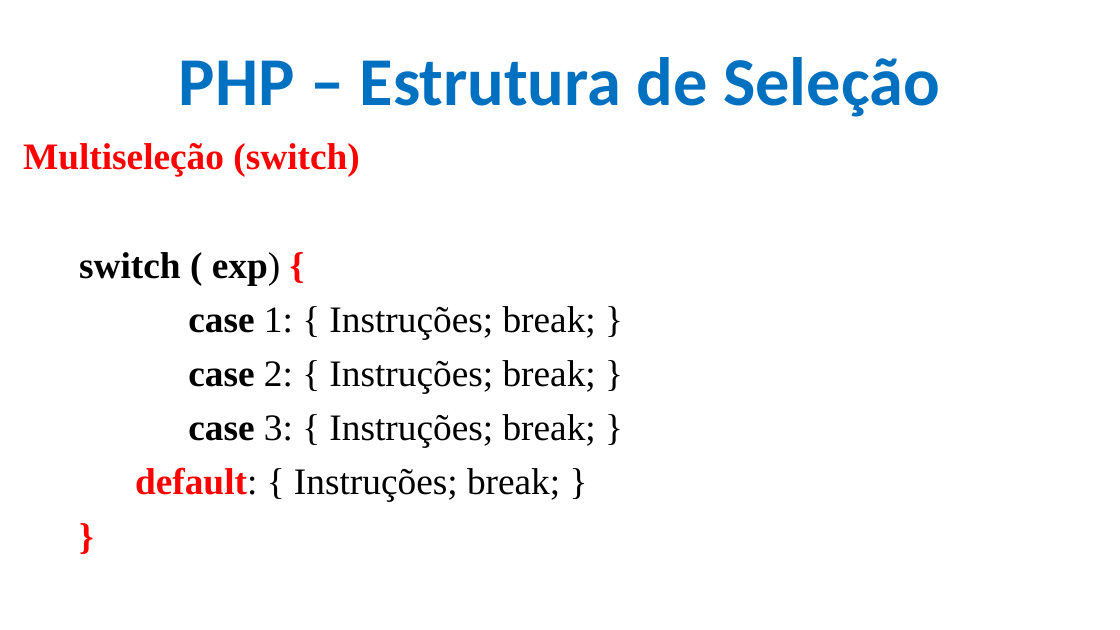
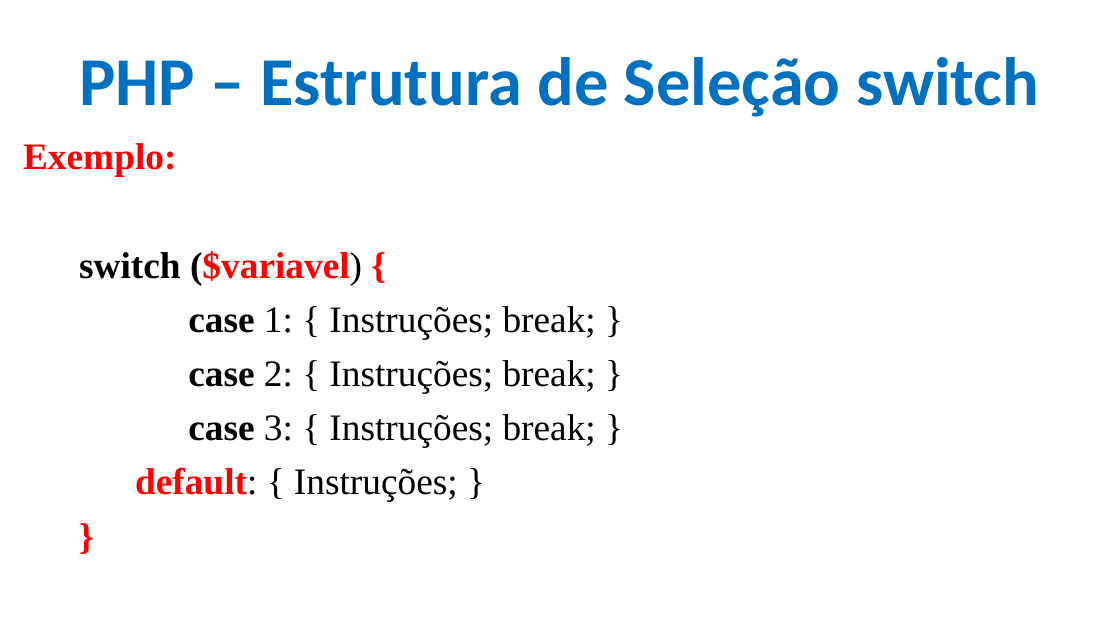
Before and after one commit to CloudEducationBrazil/WydenDesenvolvimentoWebPHP, a slide deck: slide 26 of 01 Classes/Aula 11 e 12 Desenvolvimento Web PHP - PHP.pptx (slide 23 before the commit). Drawn at 1120x630 pixels with LibreOffice and Linux fonts; fonts in the diff are those of the drawing; background and template pictures are left out. Boxes give left, top, right and bottom in pixels: in the first picture for what was removed or moved away, otherwise in the second. Text is boxed around its words. In the diff, an @@ line names an element or a change of style, - is before the commit and + after.

```diff
--- a/01 Classes/Aula 11 e 12 Desenvolvimento Web PHP - PHP.pptx
+++ b/01 Classes/Aula 11 e 12 Desenvolvimento Web PHP - PHP.pptx
@@ title at (79, 57, 1039, 117): text changed @@
-PHP – Estrutura de Seleção
+PHP – Estrutura de Seleção switch
@@ text at (23, 143, 362, 285): text changed @@
-Multiseleção (switch)
-switch ( exp) {
+Exemplo:
+switch ($variavel) {
@@ text at (135, 467, 458, 502): text changed @@
-default: { Instruções; break; }
+default: { Instruções; }
```
Also in this commit, not shown: 7 other slides changed, 8 slides added.
